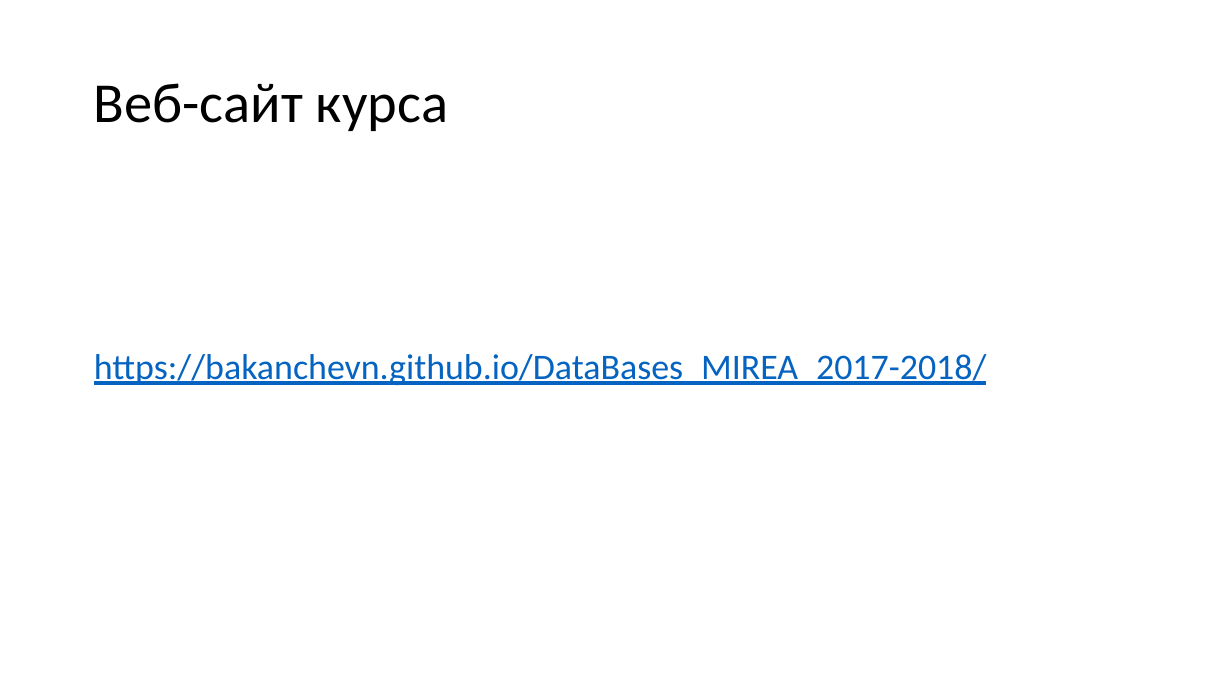
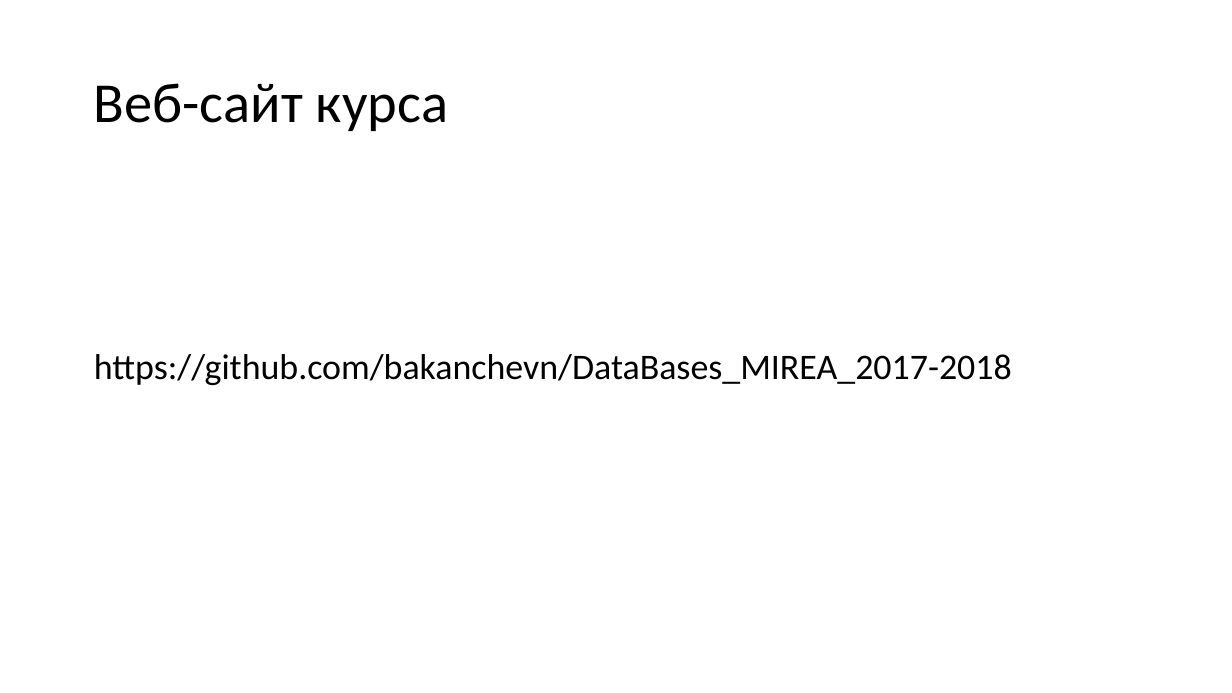
Before and after one commit to bakanchevn/DataBases_MIREA_2018-2019, a slide deck: slide 11 of Week1/Lec1.pptx. Drawn at 1232x693 pixels with LibreOffice and Linux fonts; fonts in the diff are those of the drawing. Boxes give left, top, right and bottom in pixels: in the first picture for what was removed or moved away, otherwise in the second. Text is boxed around its words. In the diff, an @@ line names an element or a change of style, - is before the commit and + after.

```diff
--- a/Week1/Lec1.pptx
+++ b/Week1/Lec1.pptx
@@ text at (94, 354, 1012, 385): text changed; text colour #0563C1 to #000000 @@
-https://bakanchevn.github.io/DataBases_MIREA_2017-2018/
+https://github.com/bakanchevn/DataBases_MIREA_2017-2018
```
Also in this commit, not shown: 3 other slides changed, 1 slide removed, 1 other file.
